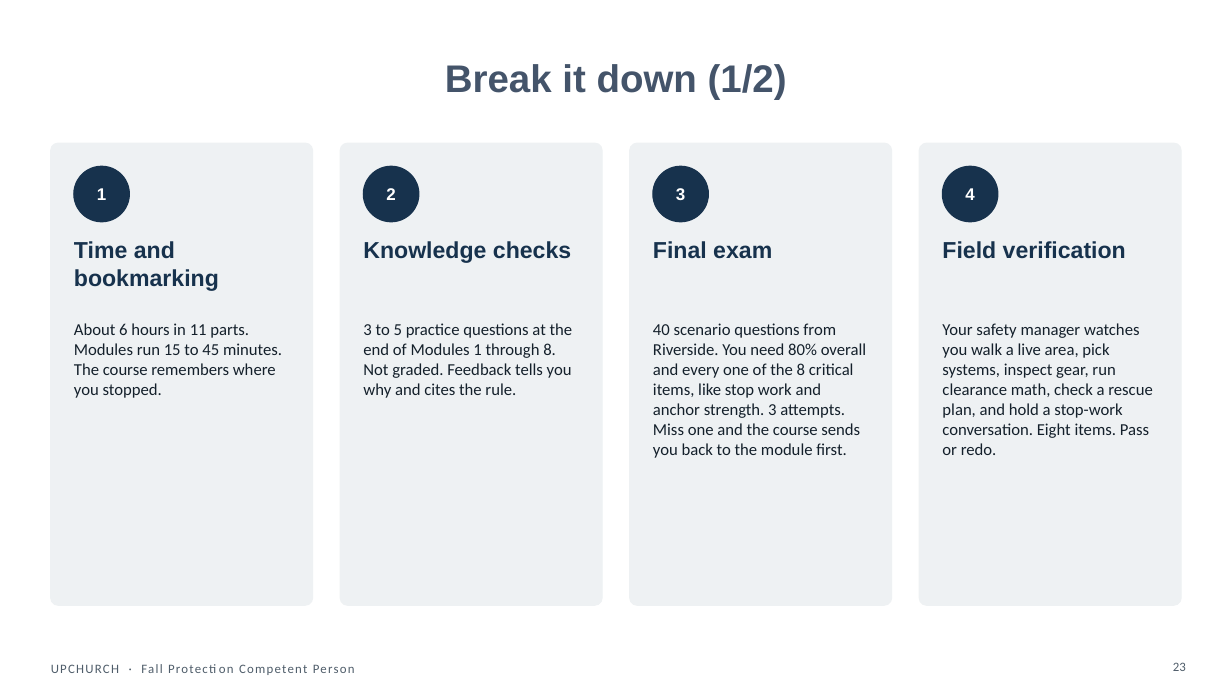
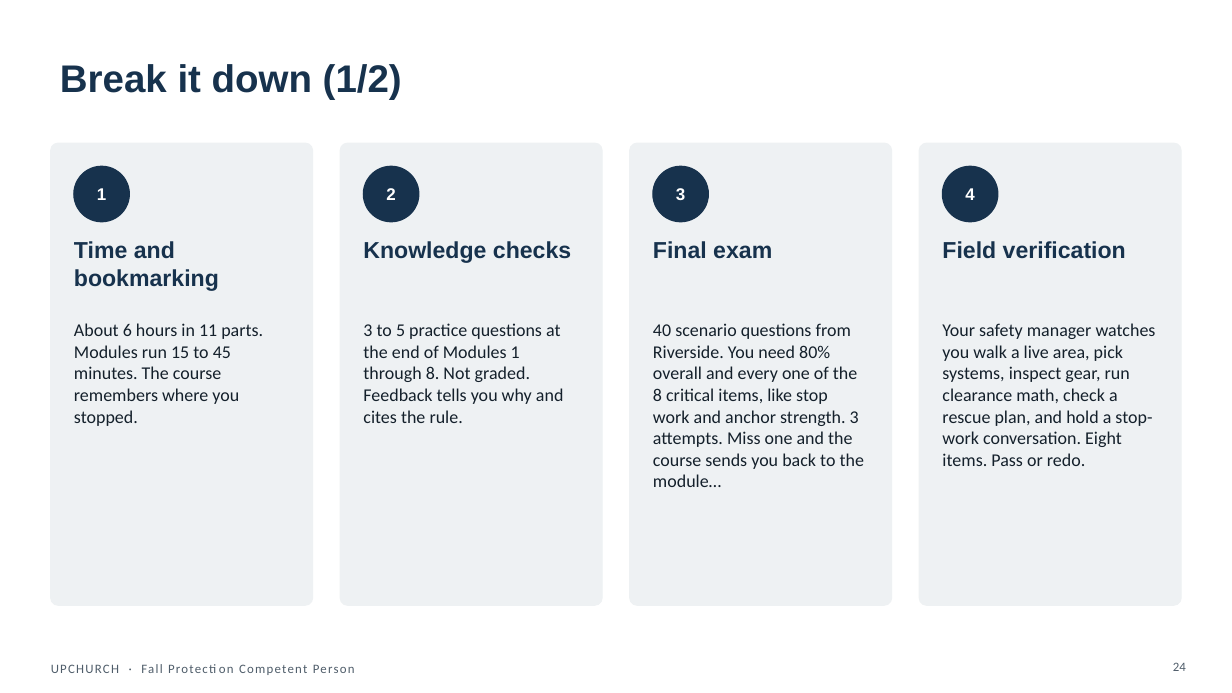
Before and after one commit to jeancastillo1983-max/index, a slide deck: slide 24 of deliverables/powerpoint/FPCP_M0_start-here-why-you-why-now.pptx (slide 23 before the commit). Drawn at 1232x693 pixels with LibreOffice and Linux fonts; fonts in the diff are those of the drawing. Boxes give left, top, right and bottom in pixels: in the first picture for what was removed or moved away, otherwise in the second. Text is boxed around its words. In the diff, an @@ line names an element or a change of style, - is before the commit and + after.

```diff
--- a/deliverables/powerpoint/FPCP_M0_start-here-why-you-why-now.pptx
+++ b/deliverables/powerpoint/FPCP_M0_start-here-why-you-why-now.pptx
@@ title "Break it down (1/2)" at (x1=60, y1=64, x2=402, y2=99): text colour #44546A to #17324D; alignment centre to left @@
@@ text at (x1=653, y1=323, x2=864, y2=487): text changed; size 13 to 14 pt @@
-40 scenario questions from Riverside. You need 80% overall and every one of the 8 critical items, like stop work and anchor strength. 3 attempts. Miss one and the course sends you back to the module first.
+40 scenario questions from Riverside. You need 80% overall and every one of the 8 critical items, like stop work and anchor strength. 3 attempts. Miss one and the course sends you back to the module…
@@ size 13 to 14 pt in 3 elements at (x1=74, y1=323, x2=263, y2=426), (x1=363, y1=323, x2=564, y2=423), (x1=942, y1=323, x2=1156, y2=466) @@
@@ page number at (x1=1173, y1=662, x2=1186, y2=671): text changed @@
-23
+24
```
Also in this commit, not shown: 26 other slides changed, 1 slide added, 49 other files.
